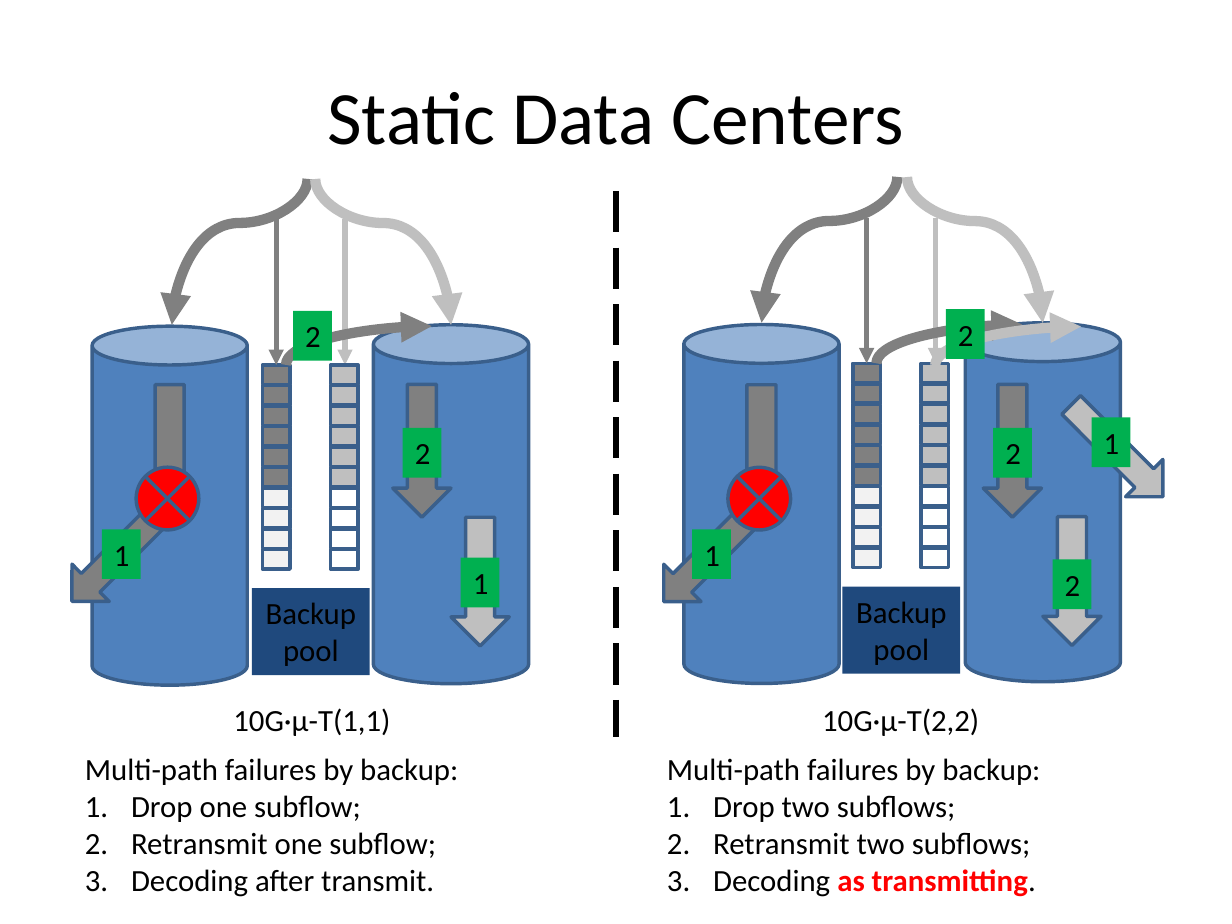
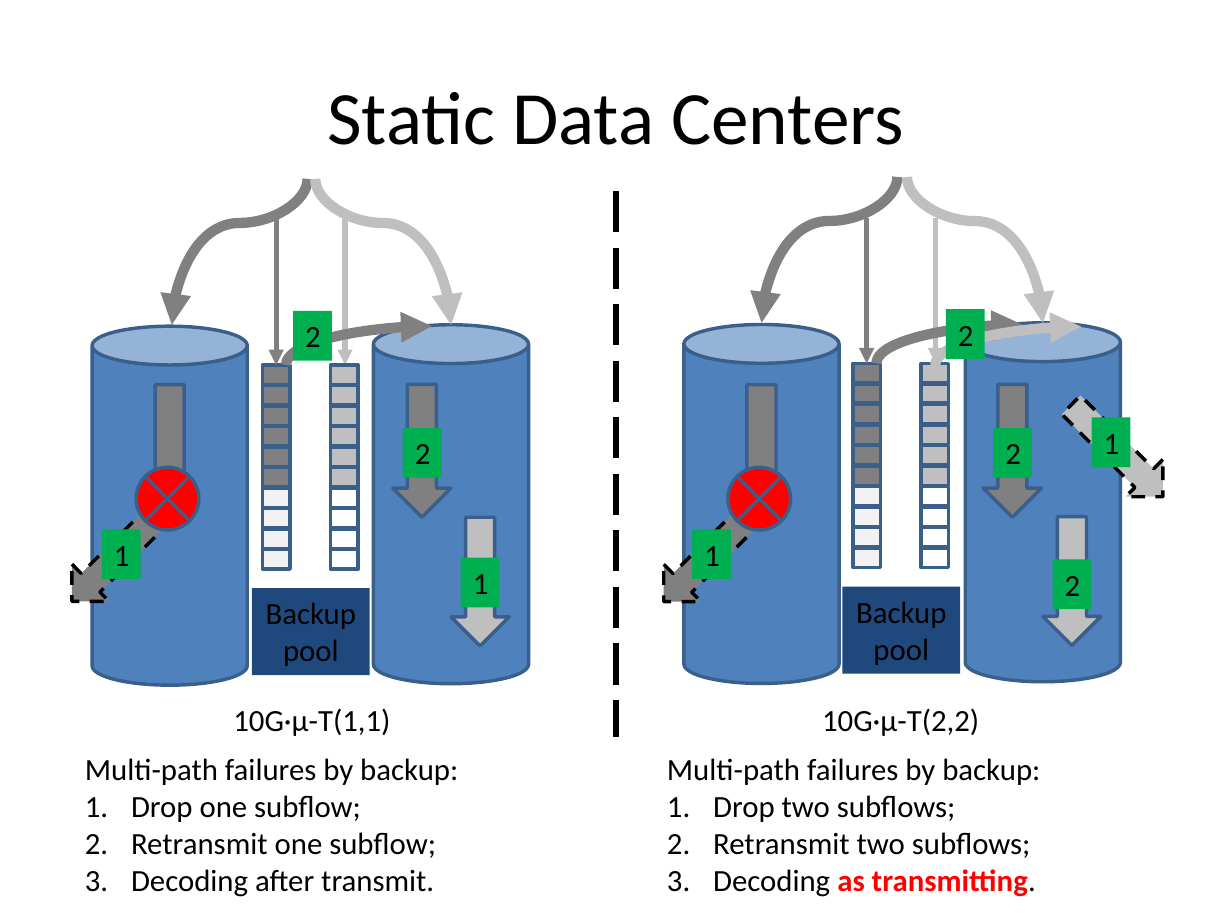
Before and after one commit to yongsen/data_center, a slide deck: slide 4 of Failures Handling for Multi-path TCP in Data Centers.pptx. Drawn at 1232x924 pixels with LibreOffice and Linux fonts; fonts in the diff are those of the drawing. Boxes give left, top, right and bottom in pixels: in the first picture for what was removed or moved away, otherwise in the second. Text is boxed around its words. In the diff, an @@ line names an element or a change of style, - is before the commit and + after.

```diff
--- a/Failures Handling for Multi-path TCP in Data Centers.pptx
+++ b/Failures Handling for Multi-path TCP in Data Centers.pptx
@@ outline #3A5F8C 2 pt to #000000 2 pt dashed in 3 elements at [53,491,182,619], [646,491,775,619], [1052,386,1181,515] @@
```
Also in this commit, not shown: 2 other slides changed, 10 other files.
